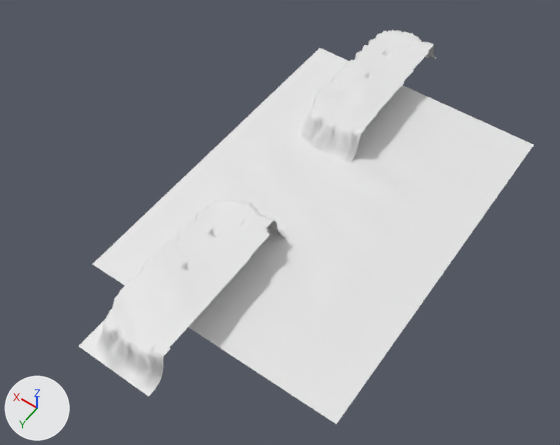
The FBX model Assets/3D Models/exteriorAssets/montanas.fbx as it was, and as the next commit left it.
Rendered twice from a camera (50 mm lens) standing at (-1241.0, 1120.0, 1558.0) and looking at (-511.0, 97.0, -49.0). The lights are fixed; the arrows at lower left show +X, +Y and +Z. Where no turn or scale is listed for an object, it has been applied to the vertices.

Objects in the first picture: 'montanaD', 'montanaI', 'suelo2'.
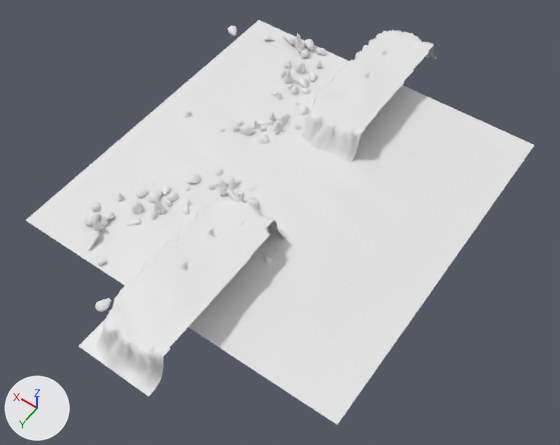
Changed parts and their boxes (x1, y1, x2, y2) in the pictures (560 x 445 px):
'suelo2', moved, rescaled (15% wider, 8% taller): before (93, 48, 533, 424); after (26, 20, 534, 425)
'PiedrasGrandes.001', added: after (85, 169, 279, 312)
'PiedrasGrandes', added: after (184, 26, 327, 144)

What the commit changed:
Material 'Material.003' (mat_material_003) is new.
Its base color is (0.8, 0.8, 0.8) (white #e7e7e7).
Mesh me_icosphere_000 is new.
It has 6767 vertices, 13319 faces and spans x -338.0..155.0, y -245.0..283.0, z -17.0..40.0.
It uses material mat_material_003 (white #e7e7e7).
Mesh me_icosphere_001 is new.
It has 6767 vertices, 13319 faces and spans x -165.0..281.0, y -169.0..333.0, z -20.0..48.0.
It uses material mat_material_003 (white #e7e7e7).
Object 'suelo2' (ob_suelo2) moves from (-590.0, 0.0, 0.0) to (-474.0, 0.0, 0.0).
Object 'suelo2' (ob_suelo2) is rescaled from (2.36, 1.0, 1.0) to (3.15, 1.0, 1.0).
Object 'PiedrasGrandes.001' (ob_piedrasgrandes_001) is new; it shows me_icosphere_000.
Its location is (-259.0, 305.0, 7.0).
Object 'PiedrasGrandes' (ob_piedrasgrandes) is new; it shows me_icosphere_001.
Its location is (-224.0, -331.0, 7.0).
